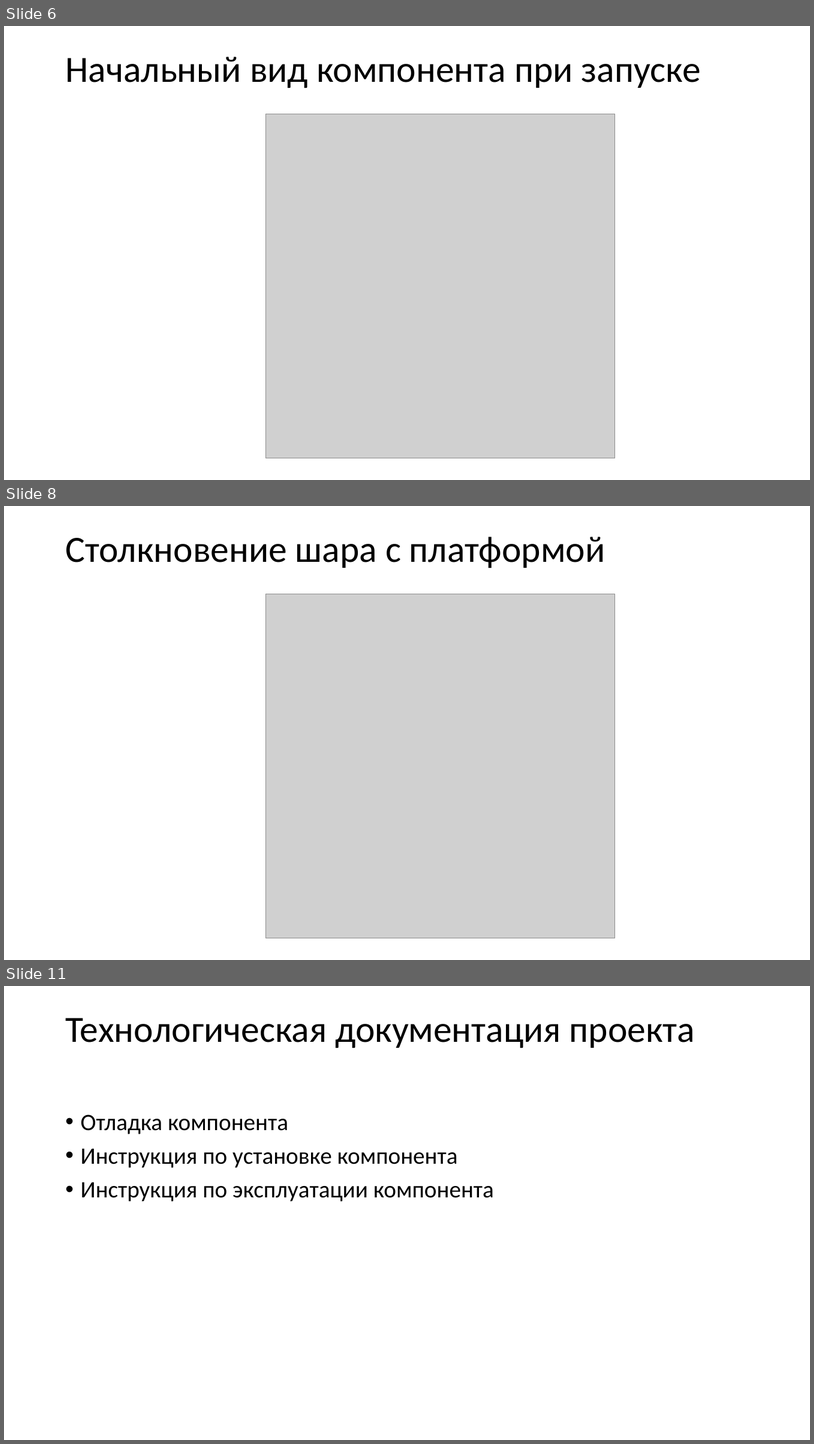
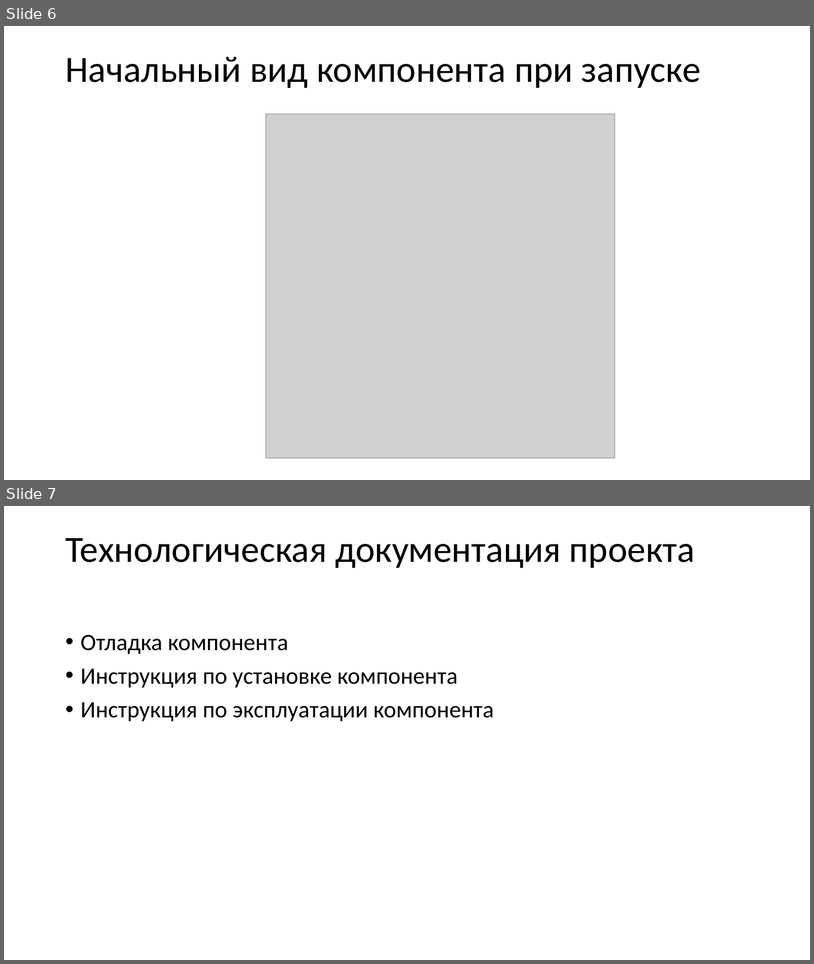
Before and after one commit to CreeptonIsReal/CourseProject, a slide deck: Pakhomov_CourseProject/Выступление/Презентация к курсовому проекту.pptx. Shown one above the other, each under a label of ours: slides 6, 8 and 11 before the commit, slides 6 and 7 after it; the slides between them are not shown. The pictures are 814x1444 and 814x964 pixels, drawn with LibreOffice and Linux fonts; fonts in the diff are those of the drawing; grey boxes stand for pictures. Boxes give left, top, right and bottom in pixels: in the first picture for what was removed or moved away, otherwise in the second. Text is boxed around its words. In the diff, an @@ line names an element or a change of style, - is before the commit and + after.

```diff
--- a/Pakhomov_CourseProject/Выступление/Презентация к курсовому проекту.pptx
+++ b/Pakhomov_CourseProject/Выступление/Презентация к курсовому проекту.pptx
@@ slide 8 removed at <box>4,506,810,960</box>, background #FFFFFF @@
@@ title removed at <box>65,537,606,568</box> @@
-Столкновение шара с платформой
@@ picture removed at <box>266,594,615,938</box> @@
@@ what was slide 11 is now slide 7 @@
```
Also in this commit, not shown: 3 other slides removed, 12 other files.
